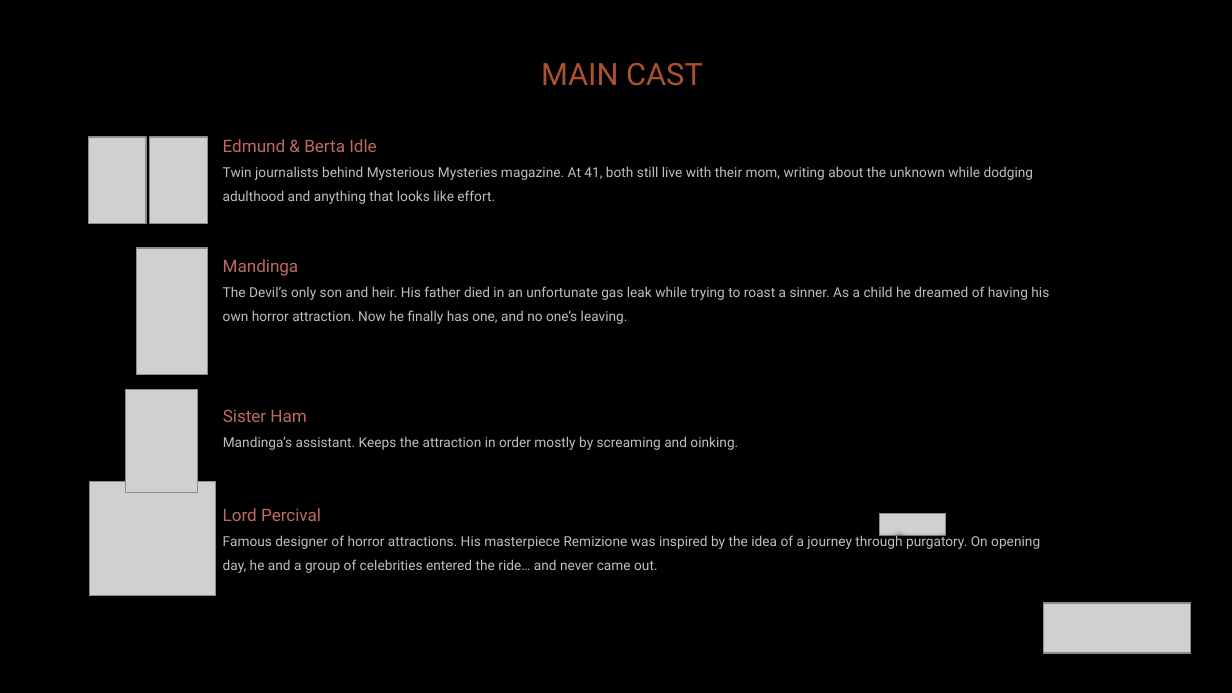
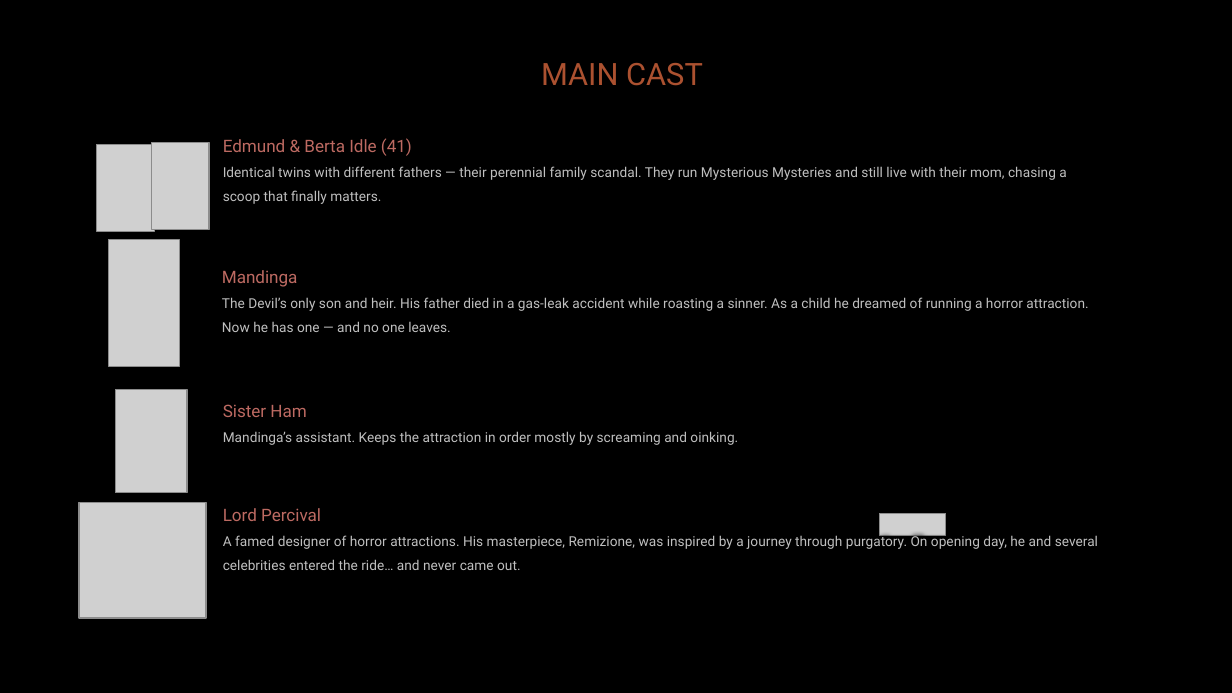
Before and after one commit to diegohcanepa/Remizione, a slide deck: slide 7 of Pitch Deck.pptx. Drawn at 1232x693 pixels with LibreOffice and Linux fonts; fonts in the diff are those of the drawing; grey boxes stand for pictures; background and template pictures are left out. Boxes give left, top, right and bottom in pixels: in the first picture for what was removed or moved away, otherwise in the second. Text is boxed around its words. In the diff, an @@ line names an element or a change of style, - is before the commit and + after.

Commit message:
Improved pitch deck

```diff
--- a/Pitch Deck.pptx
+++ b/Pitch Deck.pptx
@@ picture: place and size @@
-picture at <box>149,137,207,224</box>
+picture at <box>96,144,154,232</box>
@@ picture: place and size @@
-picture at <box>89,137,147,224</box>
+picture at <box>152,143,209,230</box>
@@ text at <box>223,138,1066,204</box>: text changed @@
-Edmund & Berta Idle
-Twin journalists behind Mysterious Mysteries magazine. At 41, both still live with their mom, writing about the unknown while dodging adulthood and anything that looks like effort.
+Edmund & Berta Idle (41)
+Identical twins with different fathers — their perennial family scandal. They run Mysterious Mysteries and still live with their mom, chasing a scoop that finally matters.
@@ picture: place and size @@
-picture at <box>137,248,207,375</box>
+picture at <box>108,239,179,366</box>
@@ text "Mandinga": place and size @@
-text "Mandinga" at <box>223,259,1049,324</box>
+text "Mandinga" at <box>222,270,1088,332</box>
@@ text at <box>222,297,1088,332</box>: text changed @@
-The Devil’s only son and heir. His father died in an unfortunate gas leak while trying to roast a sinner. As a child he dreamed of having his own horror attraction. Now he finally has one, and no one’s leaving.
+The Devil’s only son and heir. His father died in a gas-leak accident while roasting a sinner. As a child he dreamed of running a horror attraction. Now he has one — and no one leaves.
@@ text "Sister Ham": place and size @@
-text "Sister Ham" at <box>223,409,738,450</box>
+text "Sister Ham" at <box>223,404,738,445</box>
@@ picture: place and size @@
-picture at <box>126,389,197,492</box>
+picture at <box>116,391,187,493</box>
@@ picture: place and size @@
-picture at <box>90,482,216,596</box>
+picture at <box>79,503,206,618</box>
@@ text at <box>223,533,1098,570</box>: text changed @@
-Famous designer of horror attractions. His masterpiece Remizione was inspired by the idea of a journey through purgatory. On opening day, he and a group of celebrities entered the ride… and never came out.
+A famed designer of horror attractions. His masterpiece, Remizione, was inspired by a journey through purgatory. On opening day, he and several celebrities entered the ride… and never came out.
@@ picture removed at <box>1044,602,1191,653</box> @@
```
Also in this commit, not shown: 3 other slides changed.
